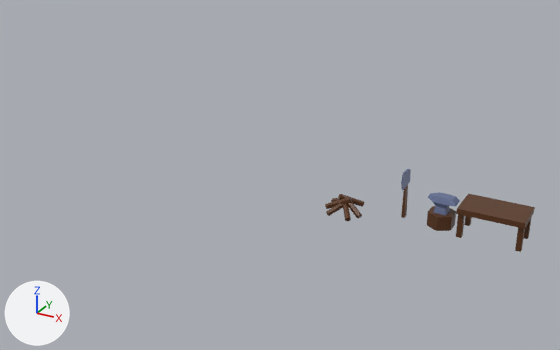
A saved change to the Blender file assets/models/items.blend.
Camera for both pictures: a 50 mm camera at (20.9, -48.1, 25.1) aimed at (-5.8, 0.4, 0.9). The lights are fixed; the arrows at lower left show +X, +Y and +Z.

The first picture shows 'Bonefire', 'Cube.004'.
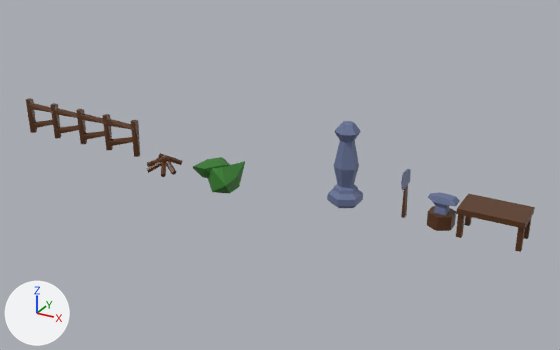
Boxes (x1, y1, x2, y2) around the edits, measured in the pictures (560 x 350 px):
'Fence', added (brown): after (26, 98, 140, 157)
'Statue', added (blue): after (327, 121, 363, 208)
'Bush', added (green): after (193, 157, 245, 194)
'Bonefire', moved: before (325, 194, 364, 221); after (147, 153, 182, 177)

The edits, one by one:
Material 'Grass' (mat_grass) is new.
Its base color is (0.0251, 0.19, 0.0155) (dark green #2c7921).
Mesh me_cylinder is new.
It has 60 vertices, 56 faces and spans x -1.15..1.15, y -1.32..1.32, z 0.0..6.32.
It uses material mat_iron (blue #687499).
Mesh me_cube_012 is new.
It has 104 vertices, 78 faces and spans x -3.9..4.3, y -2.8..5.3, z -7.4..20.3.
It uses material mat_wood (brown #5a3517).
Mesh me_icosphere is new.
It has 24 vertices, 40 faces and spans x -2.79..2.61, y -2.8..1.65, z -0.73..1.27.
It uses material mat_grass (dark green #2c7921).
Object 'Bonefire' (ob_bonefire) moves from (0.46, 0.03, 0.4) to (-16.19, 0.03, 0.4).
Object 'Statue' (ob_statue) is new; it shows me_cylinder.
Its location is (0.0, 0.0, 0.0).
Object 'Fence' (ob_fence) is new; it shows me_cube_012.
Its location is (-25.38, 0.0, 0.0).
Its rotation in degrees is (12, -16, 0).
Its scale is (1.58, 0.232, 0.232).
Object 'Bush' (ob_bush) is new; it shows me_icosphere.
Its location is (-11.29, 0.0, 0.0).
